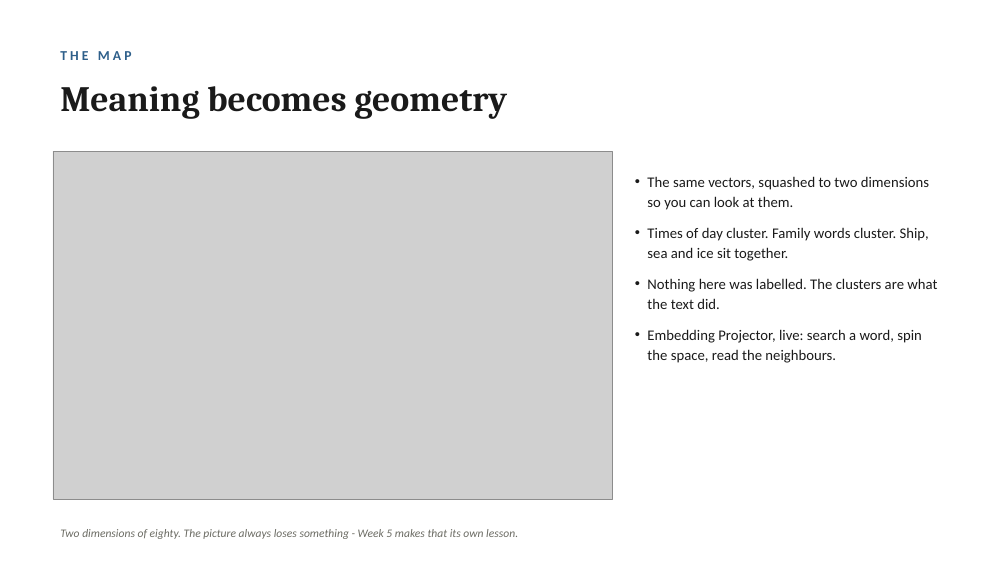
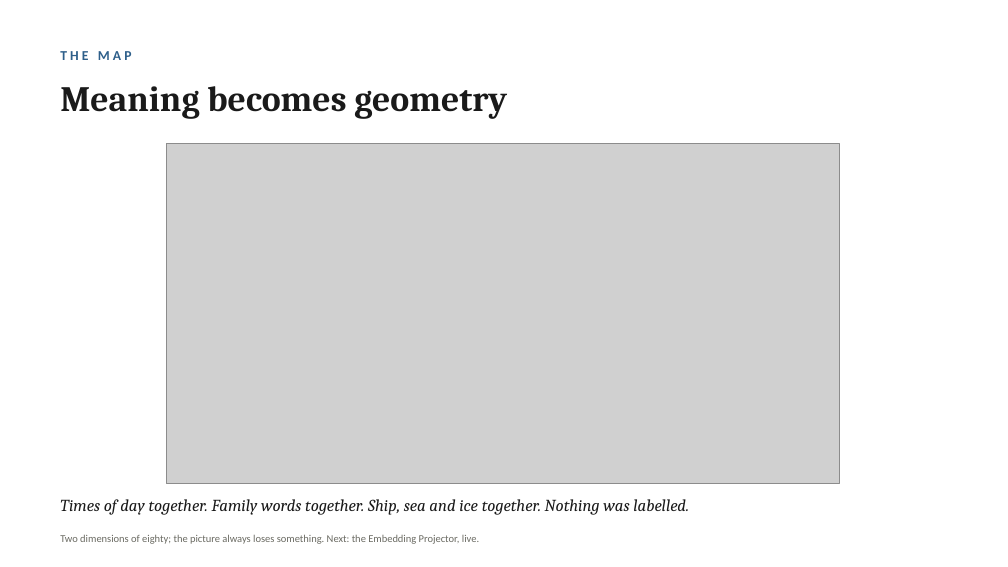
Before and after one commit to lucianli123/culture-as-data-2026, a slide deck: slide 14 of slides/week-04-lecture-draft.pptx (slide 12 before the commit). Drawn at 1008x567 pixels with LibreOffice and Linux fonts; fonts in the diff are those of the drawing; grey boxes stand for pictures. Boxes give left, top, right and bottom in pixels: in the first picture for what was removed or moved away, otherwise in the second. Text is boxed around its words. In the diff, an @@ line names an element or a change of style, - is before the commit and + after.

```diff
--- a/slides/week-04-lecture-draft.pptx
+++ b/slides/week-04-lecture-draft.pptx
@@ picture: place and size @@
-picture at box(53, 151, 613, 499)
+picture at box(166, 144, 839, 484)
@@ text "Times of day together. Family ..." at box(60, 499, 689, 515): vertical alignment top to middle @@
@@ text at box(60, 499, 689, 515): text changed; size 14 to 16 pt; font Calibri to Cambria; italic on @@
-• The same vectors, squashed to two dimensions so you can look at them.
-• Times of day cluster. Family words cluster. Ship, sea and ice sit together.
-• Nothing here was labelled. The clusters are what the text did.
-• Embedding Projector, live: search a word, spin the space, read the neighbours.
+Times of day together. Family words together. Ship, sea and ice together. Nothing was labelled.
@@ text at box(60, 534, 479, 544): text changed; size 11 to 10 pt; italic off @@
-Two dimensions of eighty. The picture always loses something - Week 5 makes that its own lesson.
+Two dimensions of eighty; the picture always loses something. Next: the Embedding Projector, live.
```
Also in this commit, not shown: 11 other slides changed, 5 slides added, 2 slides removed, 3 other files.
